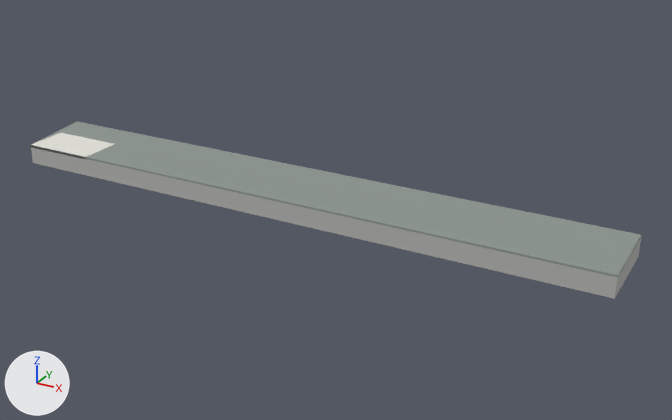
Before and after pictures for a commit that changed the glTF model assets/landmarks/alcatraz_island/alc_ground_dock.glb.
Both versions are drawn from a 50 mm camera at (33.1, -65.6, 27.0) aimed at (2.4, -9.7, -0.9). The axes (+X, +Y, +Z) are drawn at lower left. The lights are the same throughout. The first picture is the older version. Vertices at exactly the same position are counted once.

The first picture shows 'alc_ground_dock'.
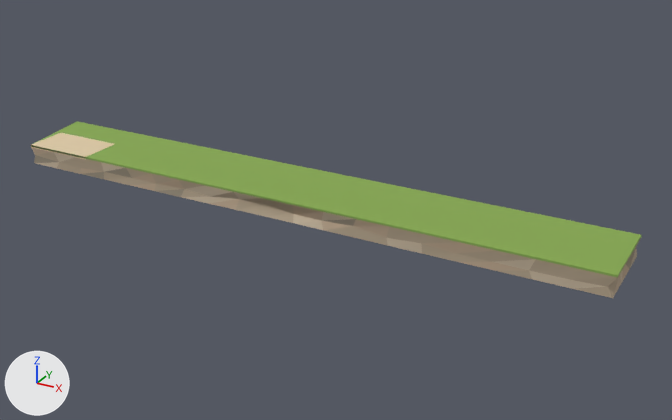
Location of each change, (x1, y1, x2, y2) in pixels of the pictures (672 x 420 px):
'alc_ground_dock', reshaped
    before: (31, 121, 642, 299)
    after: (31, 121, 642, 298)
part 1 of me_cliff_band_0_001, cut back
    before: (31, 147, 641, 299)
    after: (32, 148, 641, 298)
part 2 of me_cliff_band_0_001, recoloured
    both: (31, 121, 642, 278)

Edits to the bpy script that builds the scene:
```text
Change me_cliff_band_0_001:
    used by ob_alc_ground_dock; location = (0.0, 0.0, 0.0)
    remove me_cliff_band_0_001.from_pydata(...)  # 68 vertices, 132 faces; spans x -25.0..24.0, y -14.0..-7.5, z -0.6..1.0
    add me_cliff_band_0_001.from_pydata(...)  # 192 vertices, 380 faces; spans x -25.0..24.0, y -14.0..-7.5, z -0.6..1.0
    me_cliff_band_0_001 part 1
    4 vertices are removed from x -25.0..24.0, y -14.0..-7.5, z -0.6
    12 faces are deleted
    78 vertices are added at x -24.9..24.0, y -14.0..-7.5, z -0.6..0.9
    23 new vertices lie (2.5, 0.0, 0.0) away from vertices in x -24.0..21.4, y -14.0..-7.5, z -0.6..0.9
    14 new vertices lie (-2.6, 0.0, 0.0) away from vertices in x -19.8..24.0, y -14.0..-7.5, z -0.6..0.9
    7 new vertices lie (2.5, 0.0, 0.0) away from vertices in x -16.4..13.9, y -14.0..-7.6, z -0.6..0.9
    6 new vertices lie (2.6, 0.0, 0.0) away from vertices in x -17.3..18.7, y -7.5, z -0.6..0.9
    260 new faces join them
    me_cliff_band_0_001 part 2: 120 kept faces spanning x -25.0..24.0, y -14.0..-7.5, z 0.8..1.0 get new vertex colours; the middle colour goes from white #e5e3db to beige #dfcba7
```
